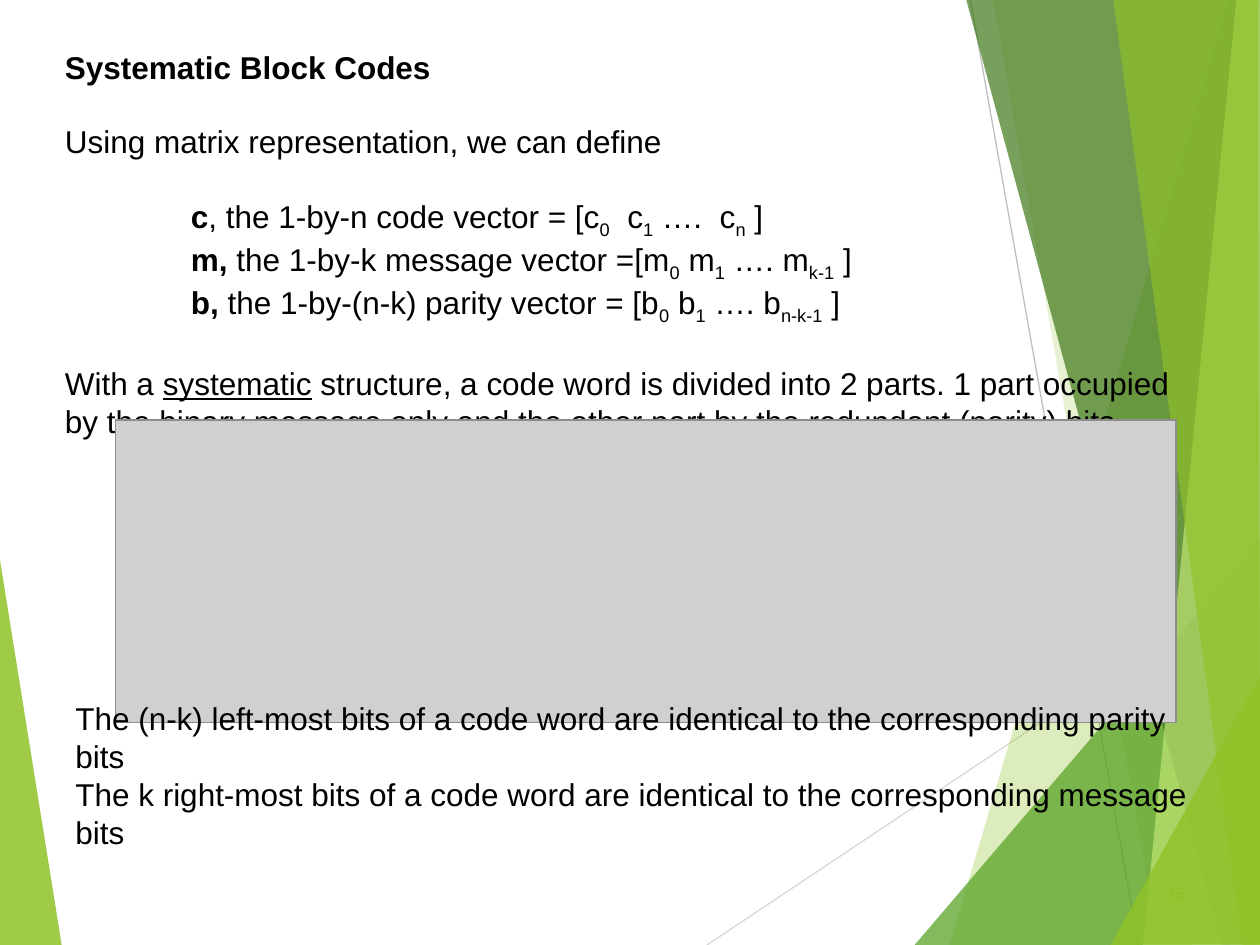
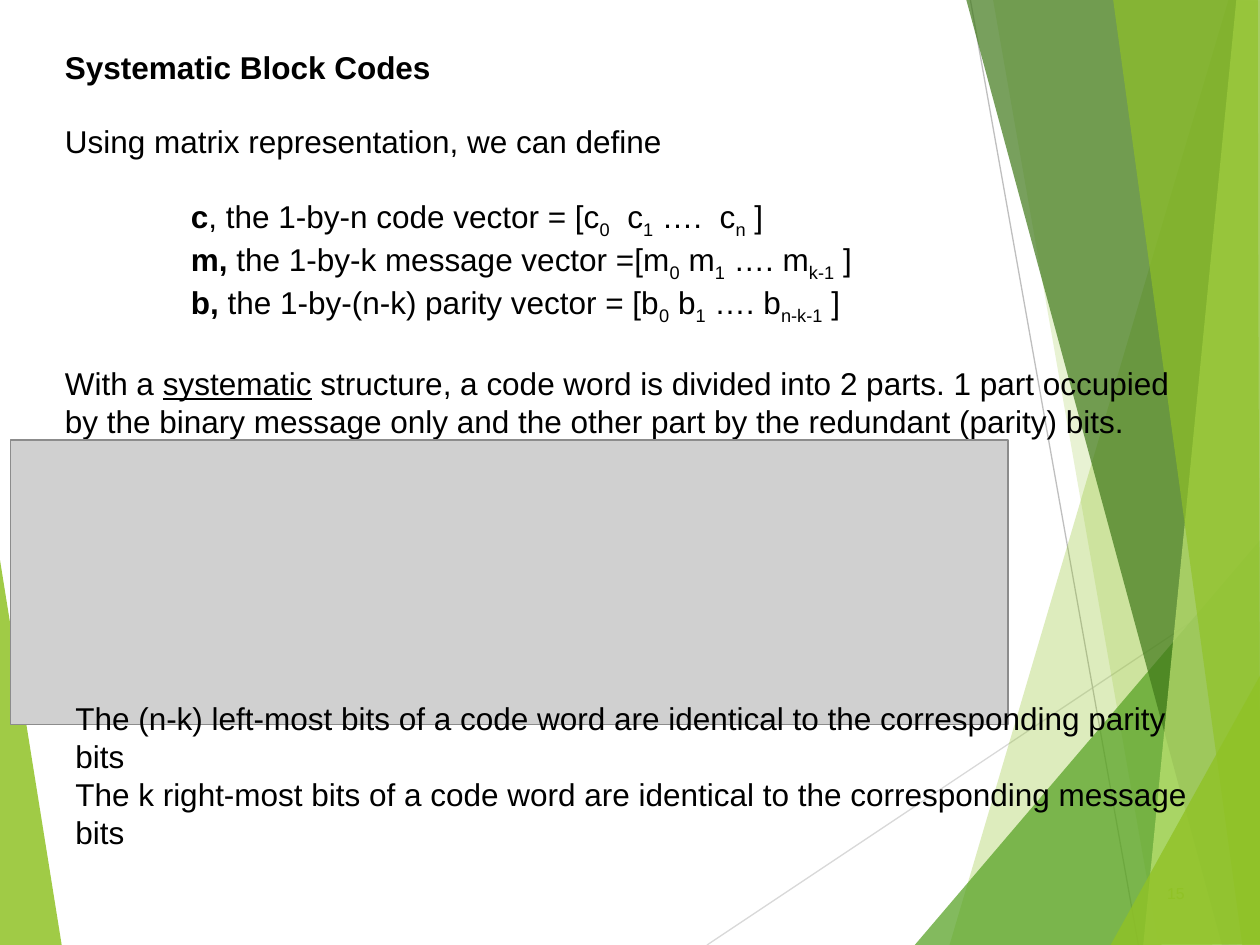
Before and after one commit to carmel26/semester2Notes, a slide deck: slide 15 of Mobile Telecommunication Technology/Lecture 8.ppt. Drawn at 1260x945 pixels with LibreOffice and Linux fonts; fonts in the diff are those of the drawing; grey boxes stand for pictures. Boxes give left, top, right and bottom in pixels: in the first picture for what was removed or moved away, otherwise in the second. Text is boxed around its words. In the diff, an @@ line names an element or a change of style, - is before the commit and + after.

```diff
--- a/Mobile Telecommunication Technology/Lecture 8.ppt
+++ b/Mobile Telecommunication Technology/Lecture 8.ppt
@@ picture: place and size @@
-picture at (116, 420, 1177, 722)
+picture at (10, 440, 1008, 724)
@@ freeform shape at (1110, 674, 1260, 945): outline redrawn @@
```
Also in this commit, not shown: 37 other slides changed, 11 other files.
